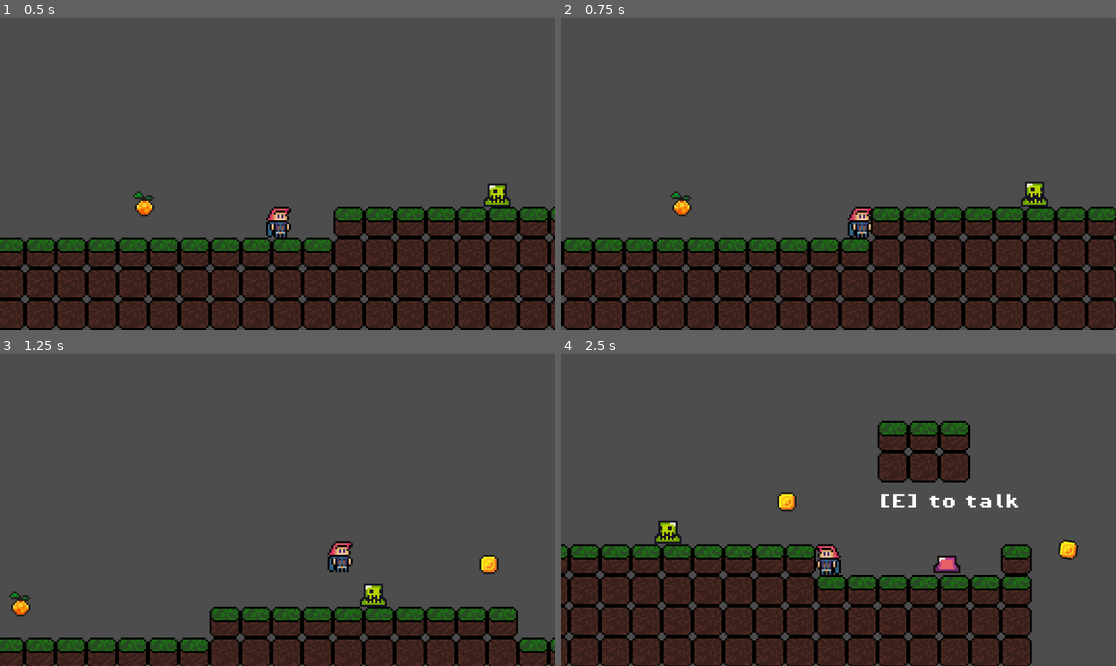
Above: before the commit, frames 1-4 (two rows, left to right).
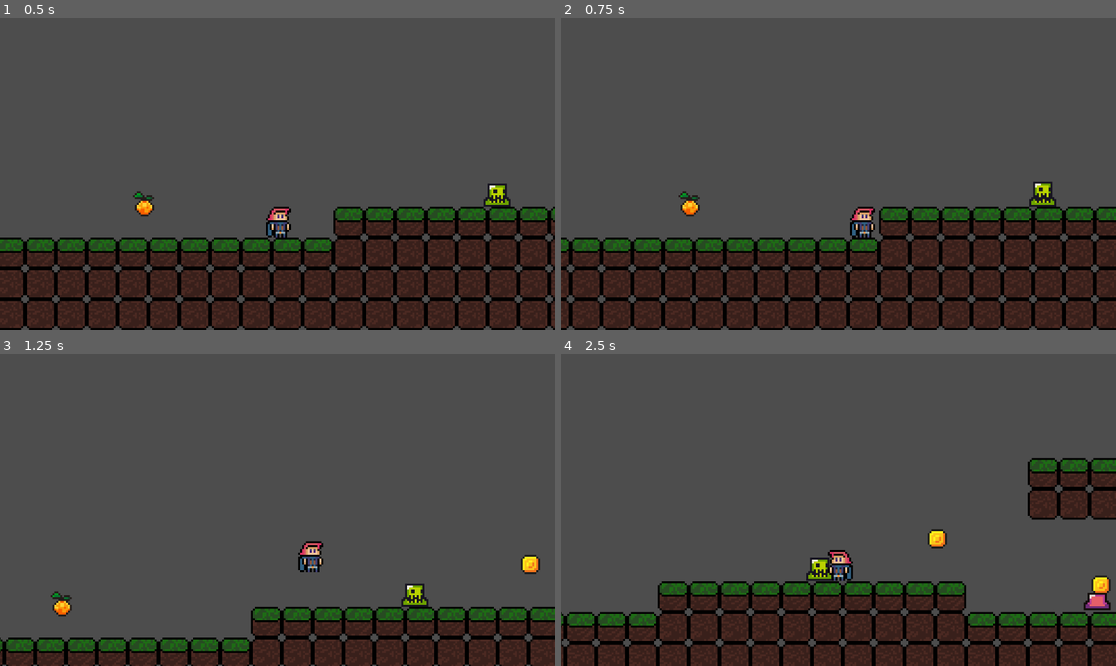
Above: after the commit, the same moments.

Repository: eoBattisti/agnosia
Game: Godot game, scene res://scenes/game.tscn
Same seed, same stepped clock (60 frames per second), same inputs: the game is played once before the commit and once after it.
Inputs (mouse positions are in pixels of both pictures, inside the frame that each line leads up to):
- Up to frame 1 (0.5 s): no input
- Up to frame 2 (0.75 s): tap Enter (advance_dialog) at 0.5 s; move the mouse to (960, 158) at 0.52 s; hold D (move_right) from 0.53 s (still down); hold Enter (advance_dialog) from 0.53 s (still down)
- Up to frame 3 (1.25 s): keep holding D (move_right); keep holding Enter (advance_dialog); tap Space (jump) at 0.77 s
- Up to frame 4 (2.5 s): move the mouse to (727, 525) at 1.27 s; release Enter (advance_dialog) at 1.28 s; click (727, 525) at 1.35 s; tap Space (jump) at 1.52 s; move the mouse to (894, 441) at 2.02 s; release D (move_right) at 2.03 s; hold A (move_left) from 2.03 s (still down); tap J (dash) at 2.1 s

Frame 1 is identical in both runs. In frame 2, 13% of the frame differs, in the area x 0-100%, y 52-100%; in frame 3, 8.9%; in frame 4, 31%, in the area x 0-100%, y 21-100%.

Commit message:
Tiles added

Diff:
--- a/scenes/game.tscn
+++ b/scenes/game.tscn
@@ -86,7 +86,7 @@
 format = 2
 layer_0/name = "Background"
 layer_1/name = "Mid"
-layer_1/tile_data = PackedInt32Array(196610, 0, 0, 196611, 0 …(2787 unchanged characters)… 3230, 0, 0, -327694, 0, 0, -262158, 0, 0)
+layer_1/tile_data = PackedInt32Array(196610, 0, 0, 196611, 0 …(2787 unchanged characters)… 3230, 0, 0, -327694, 0, 0, -262158, 0, 0, 262175, 0, 0, 327711, 0, 1, 262176, 0, 0, 327712, 0, 1, 262177, 0, 0, 327713, 0, 1, 262178, 0, 0, 327714, 0, 1, 262179, 0, 0, 327715, 0, 1)
 
 [node name="Player" parent="." instance=ExtResource("1_mfs54")]
 position = Vector2(2, 220)
--- a/scenes/player.tscn
+++ b/scenes/player.tscn
@@ -199,6 +199,7 @@
 fall_state = NodePath("../FallState")
 jump_state = NodePath("../JumpState")
 move_state = NodePath("../MoveState")
+move_speed = 100.0
 
 [node name="MoveState" type="Node" parent="MovementStateMachine" node_paths=PackedStringArray("dash_state", "fall_state", "idle_state", "jump_state")]
 script = ExtResource("5_3tk5d")
@@ -207,7 +208,7 @@
 idle_state = NodePath("../IdleState")
 jump_state = NodePath("../JumpState")
 animation_name = "run"
-move_speed = 200.0
+move_speed = 100.0
 
 [node name="FallState" type="Node" parent="MovementStateMachine" node_paths=PackedStringArray("idle_state", "move_state", "jump_state")]
 script = ExtResource("6_uxnp6")
@@ -216,7 +217,7 @@
 jump_state = NodePath("../JumpState")
 wall_friction = 50.0
 animation_name = "idle"
-move_speed = 200.0
+move_speed = 100.0
 
 [node name="JumpState" type="Node" parent="MovementStateMachine" node_paths=PackedStringArray("fall_state", "idle_state", "move_state", "jump_state")]
 script = ExtResource("7_xor5r")
